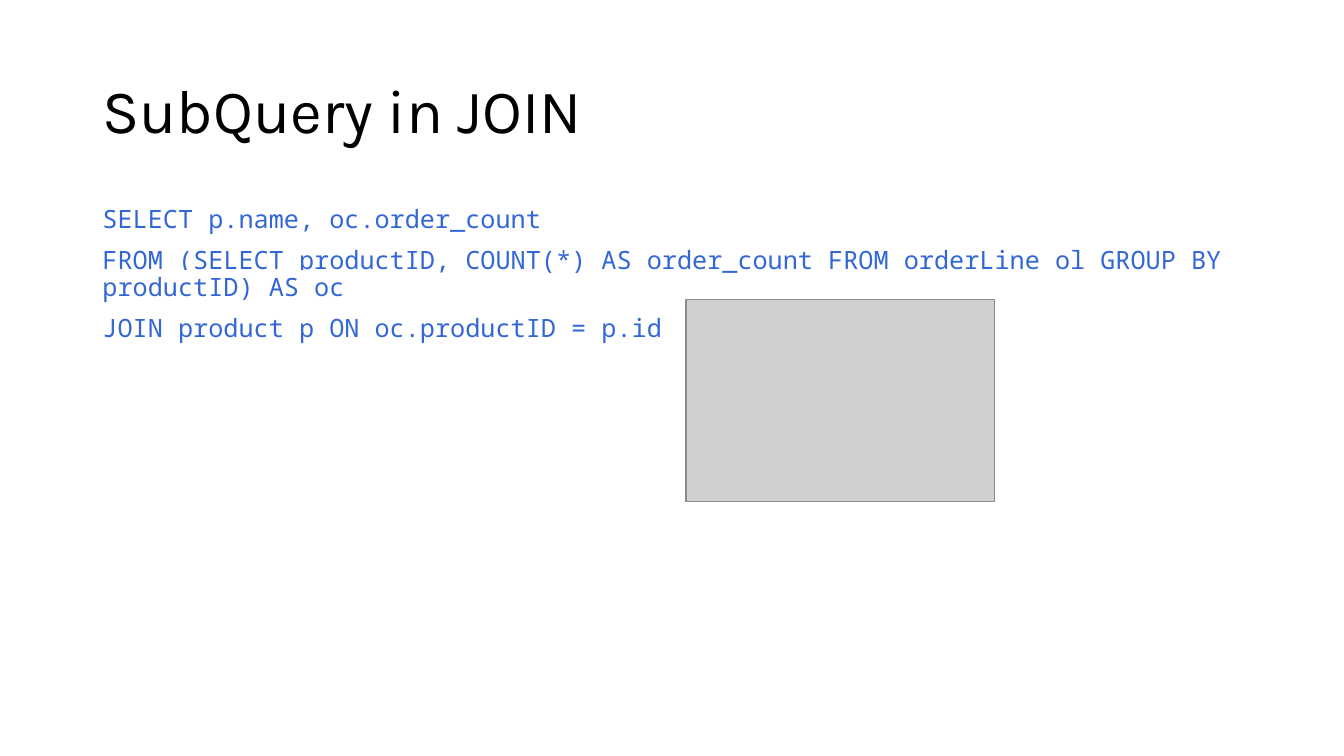
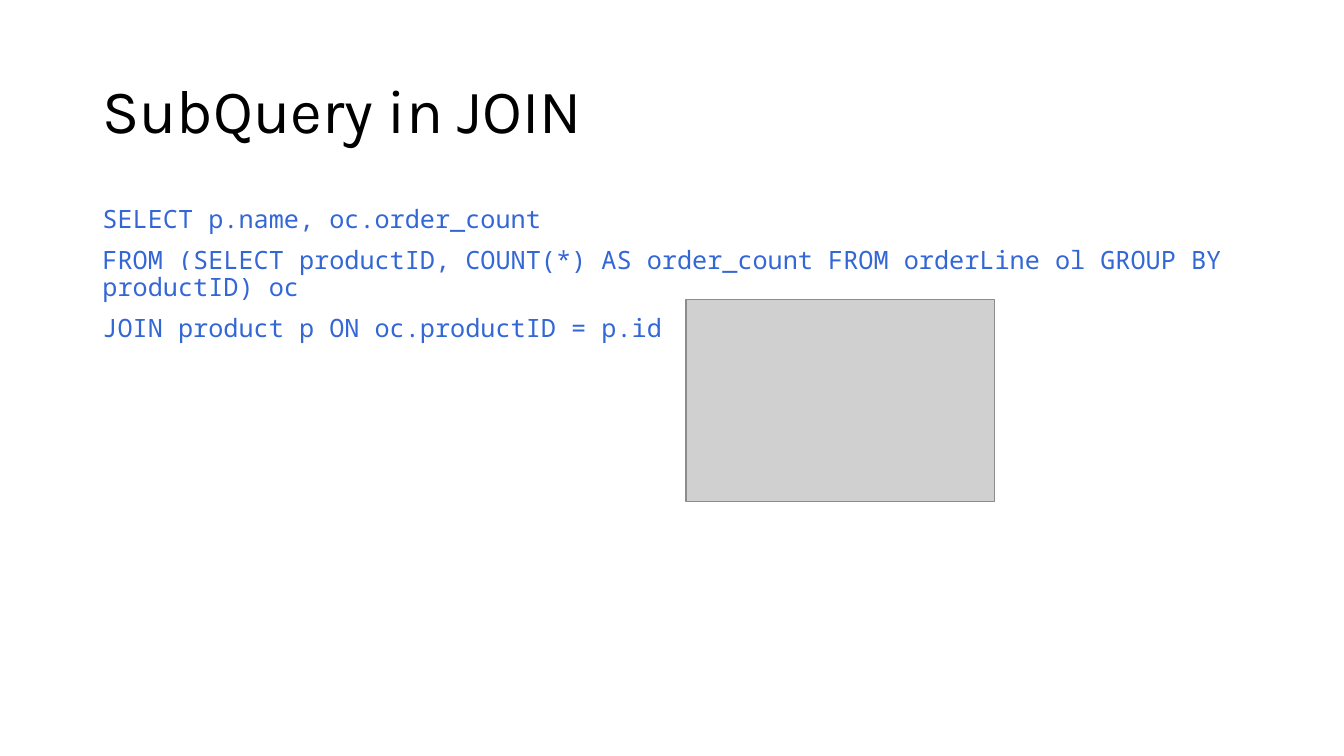
Before and after one commit to appjedi/youtube, a slide deck: slide 12 of SQL/Intro To SQL Day 3.pptx (slide 11 before the commit). Drawn at 1344x756 pixels with LibreOffice and Linux fonts; fonts in the diff are those of the drawing; grey boxes stand for pictures. Boxes give left, top, right and bottom in pixels: in the first picture for what was removed or moved away, otherwise in the second. Text is boxed around its words. In the diff, an @@ line names an element or a change of style, - is before the commit and + after.

```diff
--- a/SQL/Intro To SQL Day 3.pptx
+++ b/SQL/Intro To SQL Day 3.pptx
@@ text at (102, 250, 1221, 302): text changed @@
-FROM (SELECT productID, COUNT(*) AS order_count FROM orderLine ol GROUP BY productID) AS oc
+FROM (SELECT productID, COUNT(*) AS order_count FROM orderLine ol GROUP BY productID) oc
```
Also in this commit, not shown: 8 other slides changed, 1 slide added, 1 slide removed, 3 other files.
